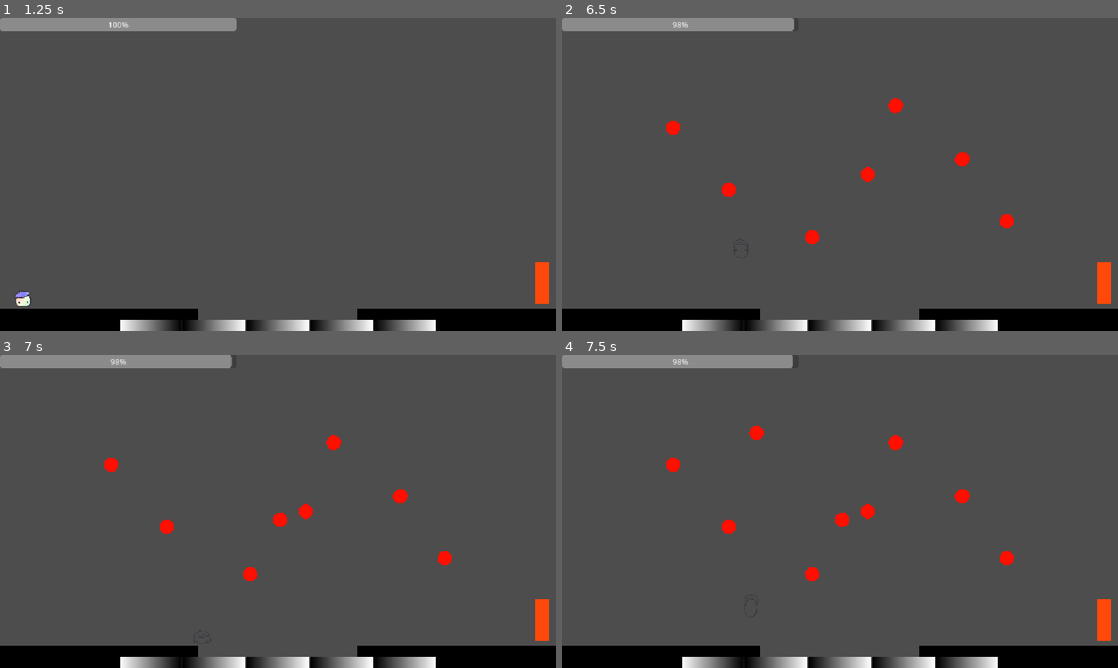
Above: before the commit, frames 1-4 (two rows, left to right).
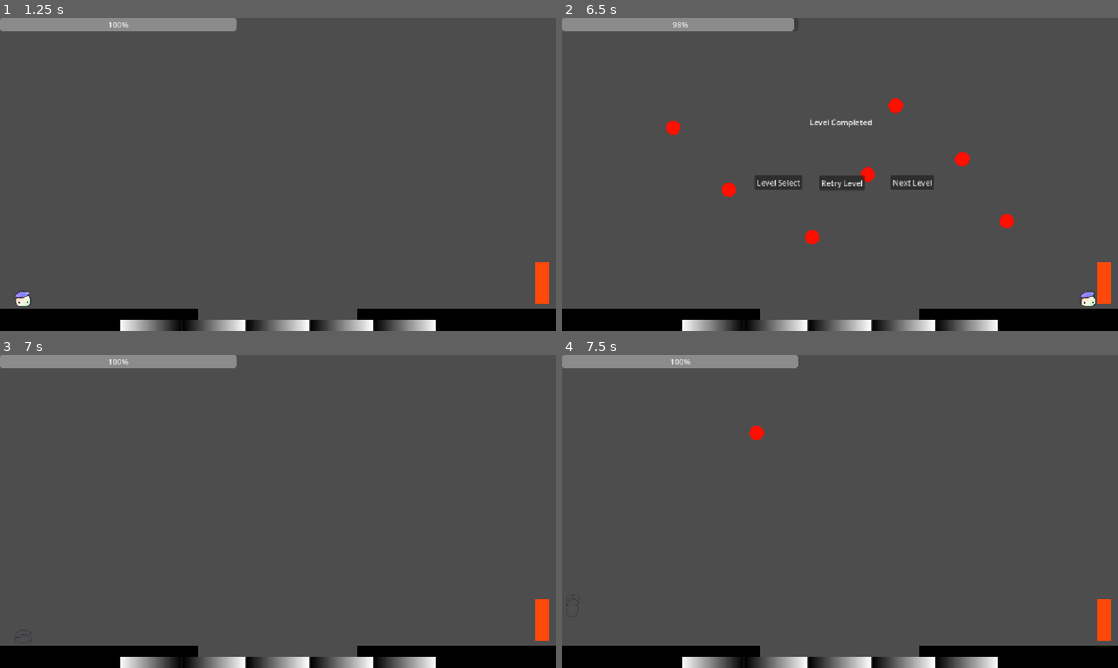
Above: after the commit, the same moments.

Repository: Cayuga007/summer-summit-2026
Game: Godot game, scene res://UI/Main_menu.tscn
Same seed, same stepped clock (60 frames per second), same inputs: the game is played once before the commit and once after it. The engine's default icon, where the game draws it, is replaced by a stand-in: a white triangle on a blue panel in a dark square.
Inputs (mouse positions are in pixels of both pictures, inside the frame that each line leads up to):
- Up to frame 1 (1.25 s): click "Play" at 0.5 s
- Up to frame 2 (6.5 s): move the mouse to (962, 158) at 1.27 s; hold D (right) 1.28-2.78 s; tap Space (jump) at 1.35, 1.52, 1.82, 2.1, 2.27, 2.57, 2.75, 2.85, 3.6, 3.77, 4.07, 4.25, 4.35, 4.52, 4.82, 5.1, 5.27, 5.57, 5.75, 5.85 s; click (962, 158) at 1.42 s; tap Enter at 2, 3.5, 5 s; move the mouse to (728, 190) at 2.02 s; click (728, 190) at 2.17 s; move the mouse to (895, 105) at 2.77 s; hold A (left) 2.78-3.53 s; click (895, 105) at 2.92 s; move the mouse to (812, 237) at 3.52 s; hold D (right) 3.53-5.03 s; click (812, 237) at 3.67 s; move the mouse to (1006, 221) at 4.27 s; click (1006, 221) at 4.42 s; tap T (teleport debug, bound only after the commit) at 4.9 s; move the mouse to (673, 127) at 5.02 s; hold A (left) 5.03-5.78 s; click (673, 127) at 5.17 s; tap U (unlock debug, bound only after the commit) at 5.65 s; move the mouse to (867, 174) at 5.77 s; hold D (right) from 5.78 s (still down); click (867, 174) at 5.92 s
- Up to frame 3 (7 s): release D (right) at 6.5 s; click (278, 520) at 6.5 s, where only the run after the commit has a clickable "Retry Level"
- Up to frame 4 (7.5 s): move the mouse to (756, 433) at 7.27 s; hold A (left) from 7.28 s (still down); tap Space (jump) at 7.35 s; click (756, 433) at 7.42 s

Frame 1 is identical in both runs. In frame 2, 1.2% of the frame differs, in the area x 34-96%, y 32-92%; in frame 3, 0.8%; in frame 4, 0.8%.

Commit message:
cursor teleport and colour unlock debugs added

Diff:
--- a/Levels/Level_3.tscn
+++ b/Levels/Level_3.tscn
@@ -13,6 +13,7 @@
 [node name="Level_3" type="Node2D" unique_id=57220166 node_paths=PackedStringArray("_buckets")]
 script = ExtResource("1_67bi5")
 _buckets = NodePath("Buckets")
+starting_paint_amount = 30.0
 
 [node name="LevelCompleted" parent="." unique_id=1998881133 instance=ExtResource("2_usv5v")]
 visible = false
--- a/Scripts/Level_manager.gd
+++ b/Scripts/Level_manager.gd
@@ -6,6 +6,12 @@
 	"res://Levels/Level_2.tscn",
 	"res://Levels/Level_3.tscn",
 	"res://Levels/Level_4.tscn",
+	"res://Levels/Level_5.tscn",
+	"res://Levels/Level_6.tscn",
+	"res://Levels/Level_7.tscn",
+	"res://Levels/Level_8.tscn",
+	"res://Levels/Level_9.tscn",
+
 ]
 
 const MAIN_MENU := "res://UI/Main_menu.tscn"
--- a/Scripts/PlayerVariables.gd
+++ b/Scripts/PlayerVariables.gd
@@ -1,7 +1,10 @@
 extends Node
 
 
+signal unlocks_changed
+
 const UNLOCK_EVERY := 3
+const STARTER_COLOR = preload("res://platforms/platform.tscn")
 
 # Waiting to be unlocked, in order.
 var colors = [
@@ -13,25 +16,40 @@
 
 # Currently available paint colors.
 var unlocked_colors = [
-	preload("res://platforms/platform.tscn"),
+	STARTER_COLOR,
 ]
 
 var completed_levels: Array[int] = []
+var debug_all_colors := false
+
+
+func _unhandled_input(event: InputEvent) -> void:
+	if event.is_action_pressed("unlock debug"):
+		toggle_debug_unlocks()
+
+
+func toggle_debug_unlocks() -> void:
+	debug_all_colors = not debug_all_colors
+	_rebuild_unlocked_colors()
+	unlocks_changed.emit()
 
 
 func register_level_completed(level_index: int) -> void:
 	if completed_levels.has(level_index):
 		return
 	completed_levels.append(level_index)
-	if completed_levels.size() % UNLOCK_EVERY == 0:
-		_unlock_next_color()
+	_rebuild_unlocked_colors()
+	unlocks_changed.emit()
 
 
-func _unlock_next_color() -> void:
-	var next_index := unlocked_colors.size() - 1
-	if next_index < 0 or next_index >= colors.size():
+func _rebuild_unlocked_colors() -> void:
+	unlocked_colors = [STARTER_COLOR]
+	if debug_all_colors:
+		unlocked_colors.append_array(colors)
 		return
-	unlocked_colors.append(colors[next_index])
+	var unlock_count := completed_levels.size() / UNLOCK_EVERY
+	for i in range(mini(unlock_count, colors.size())):
+		unlocked_colors.append(colors[i])
 
 # Level parameters
 var max_meter_amount: float = 100
@@ -47,13 +65,13 @@
 
 # ICE PLATFORM
 # Ice: slow to change speed, keeps sliding, can build a bit extra momentum.
-var ice_speed := 400.0
+var ice_speed := 700.0
 var ice_acceleration := 800.0
 var ice_friction := 200.0
 
 # Air: keep ice momentum, still allow some steering.
-var air_acceleration := 1500.0
-var air_friction := 200.0
+var air_acceleration := 300
+var air_friction := 60.0
 
 # JUMP PLATFORM
 # More negative = higher bounce. Same value every launch, so height stays constant.
--- a/Scripts/level_selection_ui.gd
+++ b/Scripts/level_selection_ui.gd
@@ -24,6 +24,26 @@
 	LevelManager.load_level(3)
 	hide()
 
+func _on_level_5_button_pressed() -> void:
+	LevelManager.load_level(4)
+	hide()
+
+func _on_level_6_button_pressed() -> void:
+	LevelManager.load_level(5)
+	hide()
+
+func _on_level_7_button_pressed() -> void:
+	LevelManager.load_level(6)
+	hide()
+
+func _on_level_8_button_pressed() -> void:
+	LevelManager.load_level(7)
+	hide()
+
+func _on_level_9_button_pressed() -> void:
+	LevelManager.load_level(8)
+	hide()
+
 func _on_back_button_pressed() -> void:
 	if get_tree().current_scene == self:
 		LevelManager.go_to_main_menu()
--- a/Scripts/paintbrush.gd
+++ b/Scripts/paintbrush.gd
@@ -10,6 +10,19 @@
 var _previous_paint_position := Vector2.ZERO
 var _meter_amount := PlayerVariables.max_meter_amount
 var _current_color = 0
+
+
+func _ready() -> void:
+	PlayerVariables.unlocks_changed.connect(_sync_selected_color)
+	_sync_selected_color()
+
+
+func _sync_selected_color() -> void:
+	var num_colors: int = PlayerVariables.unlocked_colors.size()
+	if num_colors <= 0:
+		return
+	_current_color = clampi(_current_color, 0, num_colors - 1)
+	paint_prefab = PlayerVariables.unlocked_colors[_current_color]
 
 
 func _unhandled_input(event: InputEvent) -> void:
--- a/UI/Level_SelectionUI.tscn
+++ b/UI/Level_SelectionUI.tscn
@@ -13,10 +13,10 @@
 text = "Level Select"
 
 [node name="VBoxContainer" type="VBoxContainer" parent="." unique_id=1324103756]
-offset_left = 541.0
-offset_top = 292.0
-offset_right = 603.0
-offset_bottom = 428.0
+offset_left = 475.0
+offset_top = 285.0
+offset_right = 537.0
+offset_bottom = 421.0
 
 [node name="Level1Button" type="Button" parent="VBoxContainer" unique_id=1313344845]
 layout_mode = 2
@@ -34,6 +34,32 @@
 layout_mode = 2
 text = "Level 4"
 
+[node name="VBoxContainer2" type="VBoxContainer" parent="." unique_id=1329227933]
+offset_left = 611.0
+offset_top = 279.0
+offset_right = 673.0
+offset_bottom = 450.0
+
+[node name="Level5Button" type="Button" parent="VBoxContainer2" unique_id=650470859]
+layout_mode = 2
+text = "Level 5"
+
+[node name="Level6Button" type="Button" parent="VBoxContainer2" unique_id=749004779]
+layout_mode = 2
+text = "Level 6"
+
+[node name="Level7Button" type="Button" parent="VBoxContainer2" unique_id=281829463]
+layout_mode = 2
+text = "Level 7"
+
+[node name="Level8Button" type="Button" parent="VBoxContainer2" unique_id=108154956]
+layout_mode = 2
+text = "Level 8"
+
+[node name="Level9Button" type="Button" parent="VBoxContainer2" unique_id=8415426]
+layout_mode = 2
+text = "Level 9"
+
 [node name="BackButton" type="Button" parent="." unique_id=879658485]
 offset_left = 527.0
 offset_top = 464.0
@@ -46,4 +72,9 @@
 [connection signal="pressed" from="VBoxContainer/Level2Button" to="." method="_on_level_2_button_pressed"]
 [connection signal="pressed" from="VBoxContainer/Level3Button" to="." method="_on_level_3_button_pressed"]
 [connection signal="pressed" from="VBoxContainer/Level4Button" to="." method="_on_level_4_button_pressed"]
+[connection signal="pressed" from="VBoxContainer2/Level5Button" to="." method="_on_level_5_button_pressed"]
+[connection signal="pressed" from="VBoxContainer2/Level6Button" to="." method="_on_level_6_button_pressed"]
+[connection signal="pressed" from="VBoxContainer2/Level7Button" to="." method="_on_level_7_button_pressed"]
+[connection signal="pressed" from="VBoxContainer2/Level8Button" to="." method="_on_level_8_button_pressed"]
+[connection signal="pressed" from="VBoxContainer2/Level9Button" to="." method="_on_level_9_button_pressed"]
 [connection signal="pressed" from="BackButton" to="." method="_on_back_button_pressed"]
--- a/player.gd
+++ b/player.gd
@@ -18,6 +18,8 @@
 
 # Landing recovery lock state.
 var is_landing := false
+# Horizontal speed to keep after leaving ice / jumping.
+var _air_carry_speed := 0.0
 
 # Base Y-offset applied during jumping animation.
 const JUMP_Y_OFFSET: float = -109.0
@@ -66,17 +68,26 @@
 		move_and_slide()
 		return
 
+	if Input.is_action_just_pressed("teleport debug"):
+		global_position = get_global_mouse_position()
+		velocity = Vector2.ZERO
+
 	if not is_on_floor():
 		var gravity := get_gravity()
 		if gravity_flipped:
 			gravity = -gravity
 		velocity += gravity * delta
 
+	var just_jumped := false
 	if on_bounce and (is_on_floor() or _is_falling()):
 		velocity.y = _oriented(PlayerVariables.bounce_velocity)
+		_air_carry_speed = maxf(_air_carry_speed, abs(velocity.x))
+		just_jumped = true
 		is_landing = false
 	elif Input.is_action_just_pressed("jump") and is_on_floor():
 		velocity.y = _oriented(PlayerVariables.jump_velocity)
+		_air_carry_speed = maxf(_air_carry_speed, abs(velocity.x))
+		just_jumped = true
 		is_landing = false
 
 	var direction := Input.get_axis("left", "right")
@@ -84,16 +95,24 @@
 	var accel := PlayerVariables.acceleration
 	var decel := PlayerVariables.friction
 
-	if on_ice and is_on_floor():
+	if on_ice and is_on_floor() and not just_jumped:
 		target_speed = PlayerVariables.ice_speed
 		accel = PlayerVariables.ice_acceleration
 		decel = PlayerVariables.ice_friction
-	elif not is_on_floor():
+		_air_carry_speed = abs(velocity.x)
+	elif not is_on_floor() or just_jumped:
 		accel = PlayerVariables.air_acceleration
 		decel = PlayerVariables.air_friction
+		target_speed = maxf(PlayerVariables.speed, maxf(_air_carry_speed, abs(velocity.x)))
+	else:
+		_air_carry_speed = 0.0
 
 	if direction:
-		velocity.x = move_toward(velocity.x, direction * target_speed, accel * delta)
+		var desired := direction * target_speed
+		# Holding the travel direction must not bleed ice/jump momentum.
+		if signf(velocity.x) == signf(direction) and abs(velocity.x) > abs(desired):
+			desired = velocity.x
+		velocity.x = move_toward(velocity.x, desired, accel * delta)
 	else:
 		velocity.x = move_toward(velocity.x, 0, decel * delta)
 
--- a/project.godot
+++ b/project.godot
@@ -74,6 +74,16 @@
 "events": [Object(InputEventKey,"resource_local_to_scene":false,"resource_name":"","device":-1,"window_id":0,"alt_press …(192 unchanged characters)…
 ]
 }
+"unlock debug"={
+"deadzone": 0.2,
+"events": [Object(InputEventKey,"resource_local_to_scene":false,"resource_name":"","device":-1,"window_id":0,"alt_pressed":false,"shift_pressed":false,"ctrl_pressed":false,"meta_pressed":false,"pressed":false,"keycode":0,"physical_keycode":85,"key_label":0,"unicode":117,"location":0,"echo":false,"script":null)
+]
+}
+"teleport debug"={
+"deadzone": 0.2,
+"events": [Object(InputEventKey,"resource_local_to_scene":false,"resource_name":"","device":-1,"window_id":0,"alt_pressed":false,"shift_pressed":false,"ctrl_pressed":false,"meta_pressed":false,"pressed":false,"keycode":0,"physical_keycode":84,"key_label":0,"unicode":116,"location":0,"echo":false,"script":null)
+]
+}
 
 [physics]
 
